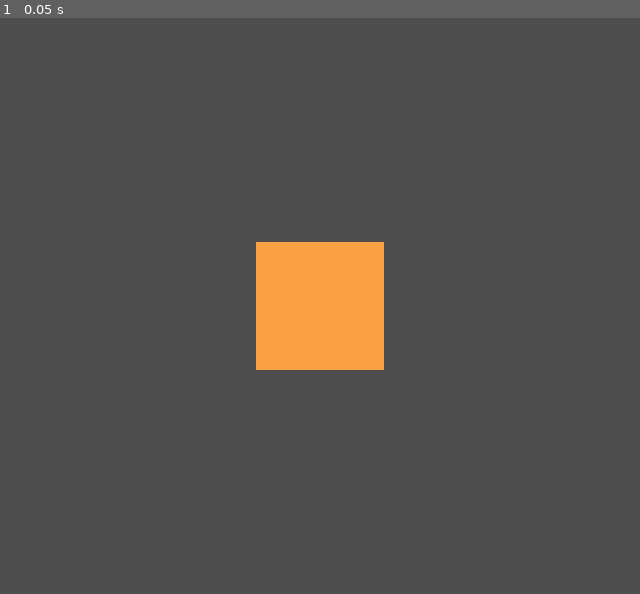
Above: before the commit, frame 1.
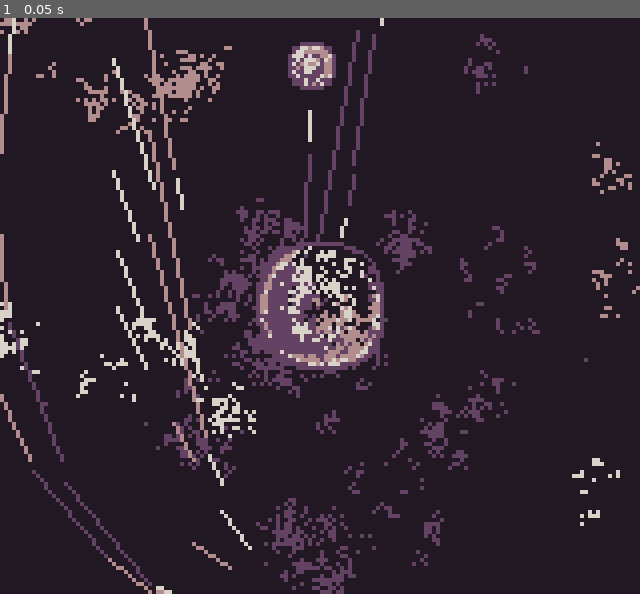
Above: after the commit, the same moment.

Repository: sym-z/gbjam-12
Game: Godot game, scene res://scenes/load_scene.tscn
Same seed, same stepped clock (60 frames per second), same inputs: the game is played once before the commit and once after it.
Inputs:
- Up to frame 1 (0.05 s): no input

The runs differ from the first frame. In frame 1, 95% of the frame differs, in the area x 0-100%, y 0-100%.

Commit message:
Using Rozy's Placeholder Sprites

Diff:
--- a/game-files/scenes/bad_guy.tscn
+++ b/game-files/scenes/bad_guy.tscn
@@ -1,8 +1,19 @@
-[gd_scene load_steps=2 format=3 uid="uid://d2dk6axl8a5gy"]
+[gd_scene load_steps=3 format=3 uid="uid://d2dk6axl8a5gy"]
 
-[ext_resource type="Texture2D" uid="uid://drss4k4hdm2rj" path="res://sprites/dummy-enemy.png" id="1_g718n"]
+[ext_resource type="Texture2D" uid="uid://7du3l0187s11" path="res://sprites/placeholder-bad-guy.png" id="1_tjmsa"]
+
+[sub_resource type="SpriteFrames" id="SpriteFrames_xfng4"]
+animations = [{
+"frames": [{
+"duration": 1.0,
+"texture": ExtResource("1_tjmsa")
+}],
+"loop": true,
+"name": &"default",
+"speed": 5.0
+}]
 
 [node name="Bad Guy" type="Node2D"]
 
-[node name="Sprite2D" type="Sprite2D" parent="."]
-texture = ExtResource("1_g718n")
+[node name="AnimatedSprite2D" type="AnimatedSprite2D" parent="."]
+sprite_frames = SubResource("SpriteFrames_xfng4")
--- a/game-files/scenes/goodguy.tscn
+++ b/game-files/scenes/goodguy.tscn
@@ -1,10 +1,21 @@
-[gd_scene load_steps=3 format=3 uid="uid://cf6ar5dxqu7h2"]
+[gd_scene load_steps=4 format=3 uid="uid://cf6ar5dxqu7h2"]
 
-[ext_resource type="Texture2D" uid="uid://bkysxr1ib3rse" path="res://sprites/dummy-ship.png" id="1_kc67u"]
 [ext_resource type="Script" path="res://scripts/goodguy.gd" id="1_q0ltr"]
+[ext_resource type="Texture2D" uid="uid://dl3k2tm8abeka" path="res://sprites/placeholder-good-guy.png" id="2_3hi3n"]
+
+[sub_resource type="SpriteFrames" id="SpriteFrames_v3ou4"]
+animations = [{
+"frames": [{
+"duration": 1.0,
+"texture": ExtResource("2_3hi3n")
+}],
+"loop": true,
+"name": &"default",
+"speed": 5.0
+}]
 
 [node name="Good Guy" type="Node2D"]
 script = ExtResource("1_q0ltr")
 
-[node name="Sprite2D" type="Sprite2D" parent="."]
-texture = ExtResource("1_kc67u")
+[node name="AnimatedSprite2D" type="AnimatedSprite2D" parent="."]
+sprite_frames = SubResource("SpriteFrames_v3ou4")
--- a/game-files/scenes/start_scene.tscn
+++ b/game-files/scenes/start_scene.tscn
@@ -1,10 +1,31 @@
-[gd_scene load_steps=3 format=3 uid="uid://b1obfcxhn54mx"]
+[gd_scene load_steps=6 format=3 uid="uid://b1obfcxhn54mx"]
 
 [ext_resource type="PackedScene" uid="uid://cf6ar5dxqu7h2" path="res://scenes/goodguy.tscn" id="1_0e5dl"]
 [ext_resource type="Script" path="res://scripts/start_scene.gd" id="1_0uf1s"]
+[ext_resource type="Texture2D" uid="uid://doudup5mvad4r" path="res://sprites/placeholder-background.png" id="2_j23eo"]
+[ext_resource type="PackedScene" uid="uid://d2dk6axl8a5gy" path="res://scenes/bad_guy.tscn" id="3_7leiu"]
+
+[sub_resource type="SpriteFrames" id="SpriteFrames_qhfnp"]
+animations = [{
+"frames": [{
+"duration": 1.0,
+"texture": ExtResource("2_j23eo")
+}],
+"loop": true,
+"name": &"default",
+"speed": 5.0
+}]
 
 [node name="Start Scene" type="Node2D" node_paths=PackedStringArray("player")]
 script = ExtResource("1_0uf1s")
 player = NodePath("Good Guy")
 
+[node name="Background" type="AnimatedSprite2D" parent="."]
+sprite_frames = SubResource("SpriteFrames_qhfnp")
+centered = false
+
 [node name="Good Guy" parent="." instance=ExtResource("1_0e5dl")]
+position = Vector2(80, 73)
+
+[node name="Bad Guy" parent="." instance=ExtResource("3_7leiu")]
+position = Vector2(78, 12)
